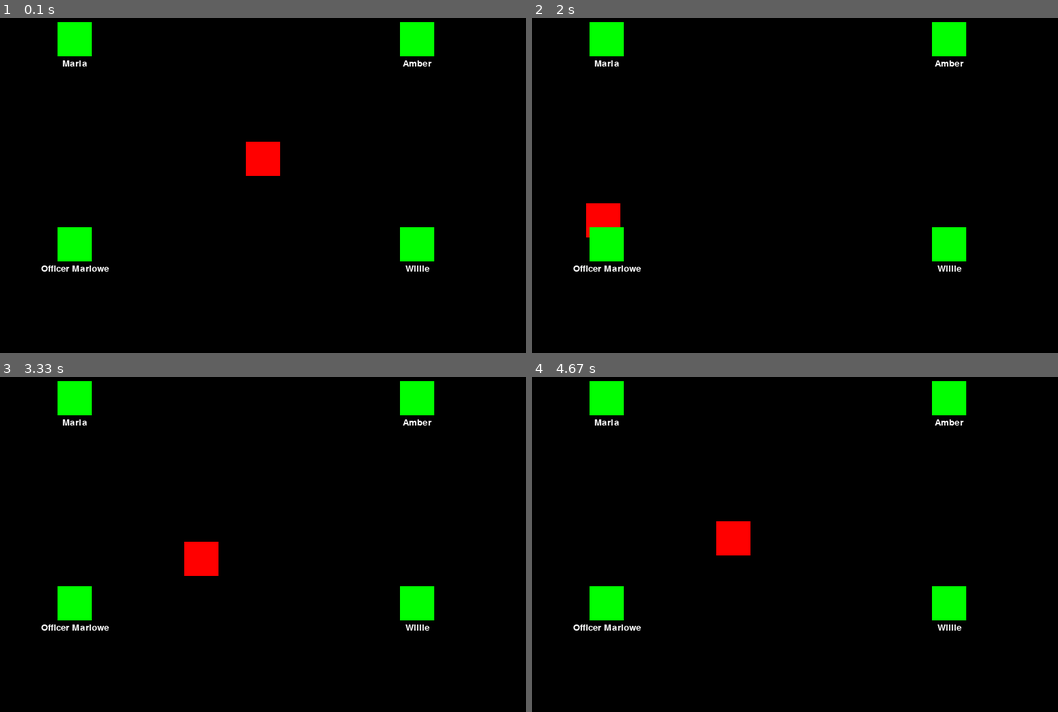
Above: before the commit, frames 1-4 (two rows, left to right).
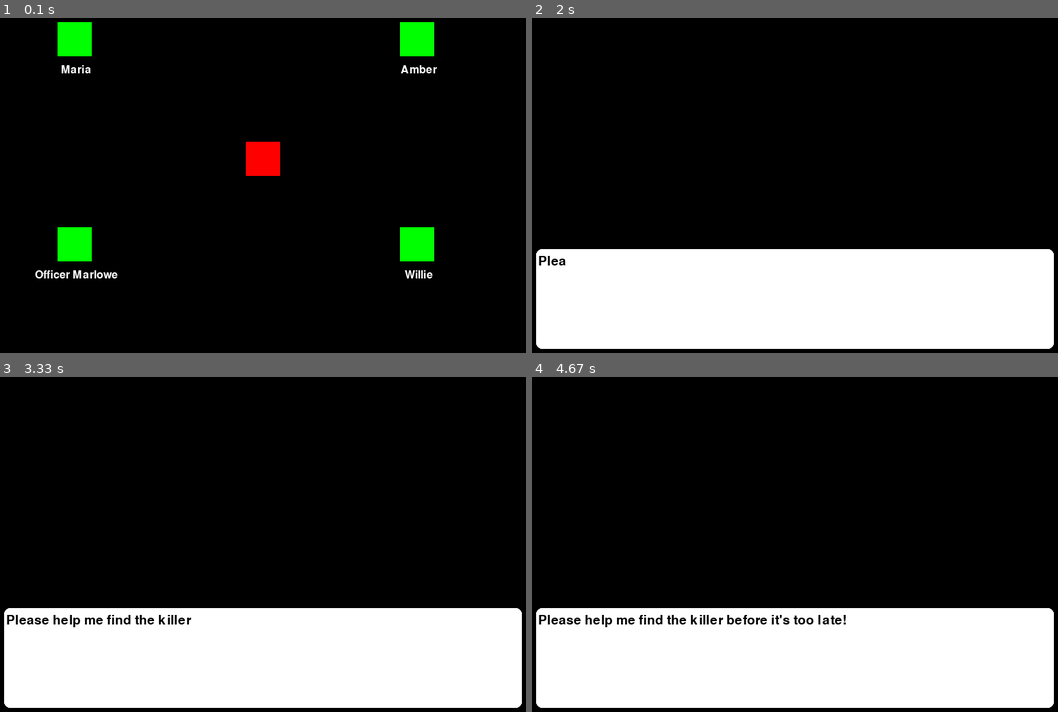
Above: after the commit, the same moments.

Repository: limjunzhao/GitExercise-TT1L-03
Game: pygame game, started from combined.py
Two runs of this game, one before a commit and one after it. Both use one fixed random seed, a clock stepped at 60 frames per second and the inputs below.
Inputs:
- Up to frame 1 (0.1 s): no input
- Up to frame 2 (2 s): tap Enter at 0.33 s; hold Left 0.67-1.2 s; hold Down 1.23-1.53 s; hold Left 1.57-1.97 s
- Up to frame 3 (3.33 s): hold Up 2-2.37 s; hold Right 2.4-3.03 s; hold Down from 3.07 s (still down)
- Up to frame 4 (4.67 s): release Down at 3.43 s; hold Left 3.47-3.93 s; hold Right 3.97-4.43 s; hold Up from 4.47 s (still down)

The runs differ from the first frame. In frame 1, 0.8% of the frame differs, in the area x 6-84%, y 12-78%; in frame 2, 32%, in the area x 0-100%, y 1-99%; in frame 3, 32%; in frame 4, 32%.

Commit message:
combined

Diff:
--- a/clock.py
+++ b/combined.py
@@ -8,7 +8,8 @@
 screen_height = 600
 WHITE = (255, 255, 255)
 BLACK = (0, 0, 0)
-font = pygame.font.SysFont(None, 20)
+font = pygame.font.SysFont(None, 24)  # Larger font size for NPC names
+speech_font = pygame.font.SysFont(None, 28)  # Larger font size for NPC speech
 clock = pygame.time.Clock()
 
 # Define player image and rect
@@ -42,11 +43,11 @@
             lines.append(line)
             line = word + ' '
     lines.append(line)
-    y = rect.top
+    y = rect.top + 10  # Move text down by 10 pixels
     for line in lines:
         text_surface = font.render(line, True, color)
         text_rect = text_surface.get_rect()
-        text_rect.topleft = (rect.left, y)
+        text_rect.topleft = (rect.left + 5, y)  # Adjusted position to the right and down
         surface.blit(text_surface, text_rect)
         y += font.get_linesize()
 
@@ -59,6 +60,7 @@
         draw_text(surface, text[:i], BLACK, rect, font)
         pygame.display.flip()
         clock.tick(20)
+    pygame.time.wait(8000)
 
 # Main loop
 screen = pygame.display.set_mode((screen_width, screen_height))
@@ -77,8 +79,8 @@
             pygame.quit()
             sys.exit()
         elif event.type == pygame.KEYDOWN:
-            if event.key == pygame.K_RETURN:
-                hide_speech = True
+            if event.key == pygame.K_RETURN and hide_speech:
+                hide_speech = False
 
     # Get the state of all keyboard buttons
     keys = pygame.key.get_pressed()
@@ -94,7 +96,7 @@
         player_rect.x += 5
 
     # Reset speech text if player is not colliding with any NPC
-    speech_text = ""
+    # speech_text = ""
 
     # Draw the player
     screen.blit(player_image, player_rect)
@@ -110,11 +112,12 @@
                 speech_text = npc["speech"]
                 npc_index = i
                 # Render NPC speech with typewriter effect
-                render_typewriter_npc_speech(screen, speech_text, BLACK, speech_rect, font)
+                render_typewriter_npc_speech(screen, speech_text, BLACK, speech_rect, speech_font)
+                hide_speech = True  # Hide speech after displaying once
 
         # Draw NPC name below them
         npc_name_surface = font.render(npc["name"], True, WHITE)
-        npc_name_rect = npc_name_surface.get_rect(center=(npc_rect.centerx, npc_rect.bottom + 10))
+        npc_name_rect = npc_name_surface.get_rect(center=(npc_rect.centerx + 2, npc_rect.bottom + 20))  # Adjusted position to the right
         screen.blit(npc_name_surface, npc_name_rect)
 
     pygame.display.flip()
Not shown, added: .DS_Store
